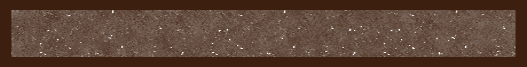
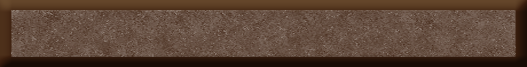
Before/after of a w=527, h=67 layered artwork. What changed in the layer stack:
removed layer "Border" over [0, 0, 527, 67]
renamed "Background" to "Layer 0", painted on it over [0, 0, 527, 67]
removed layer "White" over [0, 0, 527, 67]
